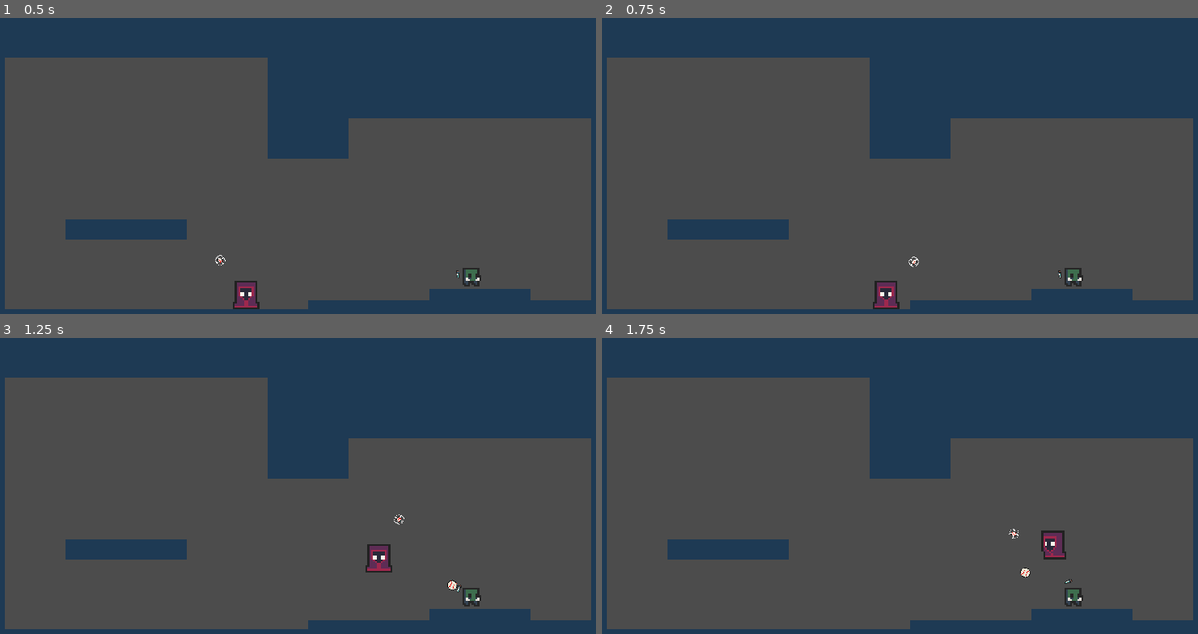
Above: before the commit, frames 1-4 (two rows, left to right).
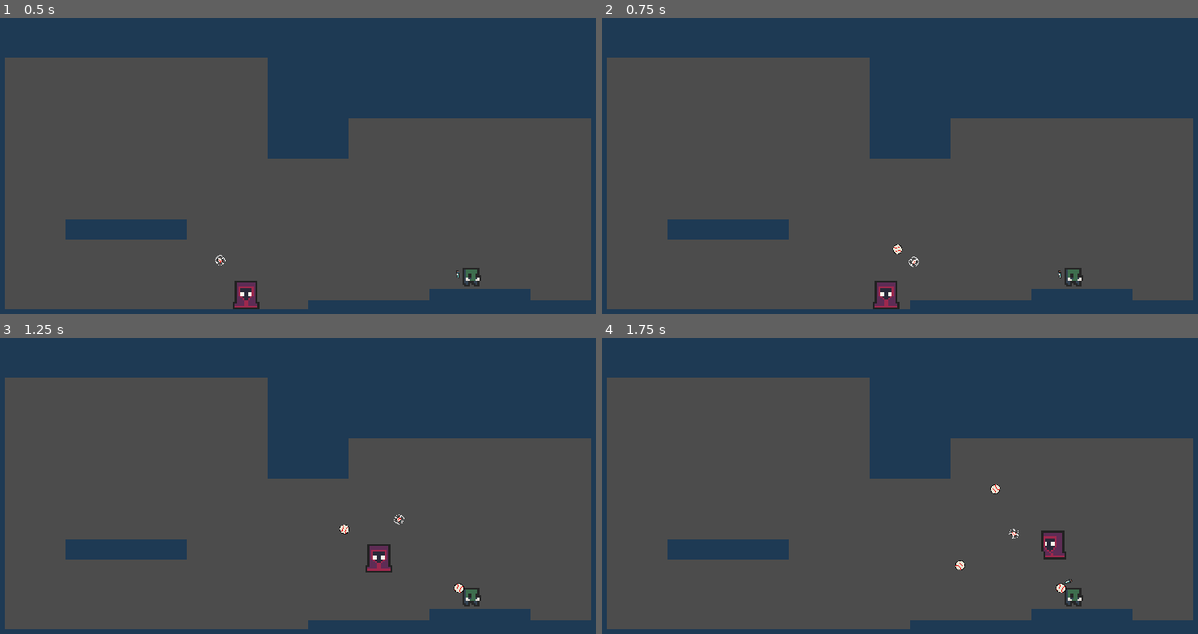
Above: after the commit, the same moments.

Repository: Kiingst/Dont-Bring-a-Bat-to-Gun-Fight
Game: Godot game, scene res://Assets/Levels/Level_Script/Flat_test.tscn
Same seed, same stepped clock (60 frames per second), same inputs: the game is played once before the commit and once after it.
Inputs (mouse positions are in pixels of both pictures, inside the frame that each line leads up to):
- Up to frame 1 (0.5 s): no input
- Up to frame 2 (0.75 s): move the mouse to (1031, 139) at 0.52 s; press the mouse at (1031, 139) at 0.53 s; hold D (Move_Right) from 0.53 s (still down)
- Up to frame 3 (1.25 s): keep holding D (Move_Right); tap Space (jump) at 0.77 s; right-click (429, 459) at 0.8 s
- Up to frame 4 (1.75 s): keep holding D (Move_Right); move the mouse to (762, 497) at 1.27 s; release the mouse at (762, 497) at 1.28 s; right-click (762, 497) at 1.35 s; tap Space (jump) at 1.52 s; click (762, 497) at 1.55 s

Frame 1 is identical in both runs. In frame 2, less than 0.1% of the frame differs, in the area x 48-51%, y 76-80%; in frame 3, 0.1%; in frame 4, 0.2%, in the area x 59-78%, y 49-87%.

Commit message:
added catching and thrwoing but broke enemy throwing

Diff:
--- a/Assets/Enemys/Bullet Script/Bullet_2.gd
+++ /dev/null
@@ -1,30 +0,0 @@
-extends Area2D
-
-export (int) var Bullet_Speed
-export (int) var Bullet_Damage
-export (int) var Bullet_lifetime
-
-func _ready():
-	pass
-
-var Bullet_velocity = Vector2()
-
-
-
-func _on_Lifetime_timeout():
-	queue_free()
-
-func start(_position, _direction):
-	position = _position
-	rotation = _direction.angle()
-	$Lifetime.wait_time = Bullet_lifetime
-	Bullet_velocity = _direction * Bullet_Speed
-
-func _process(delta):
-	position += Bullet_velocity * delta
-
-func _on_Bullet_2_body_entered(body):
-#	if body.has_method('take_damage'):
-#		body.take_damage(Bullet_Damage)
-#		queue_free()
-	pass
--- a/Assets/Enemys/Bullet Script/Bullet_2.tscn
+++ /dev/null
@@ -1,37 +0,0 @@
-[gd_scene load_steps=6 format=2]
-
-[ext_resource path="res://Assets/Enemys/Bullet Script/Bullet_2.gd" type="Script" id=1]
-[ext_resource path="res://Assets/Temp_frames/weapon_knife.png" type="Texture" id=2]
-
-[sub_resource type="RectangleShape2D" id=1]
-extents = Vector2( 8.875, 4.375 )
-
-[sub_resource type="PhysicsMaterial" id=2]
-bounce = 1.0
-
-[sub_resource type="CircleShape2D" id=3]
-radius = 7.0
-
-[node name="Bullet_2" type="Area2D"]
-script = ExtResource( 1 )
-Bullet_Speed = 200
-Bullet_Damage = 2
-Bullet_lifetime = 3
-
-[node name="Lifetime" type="Timer" parent="."]
-
-[node name="CollisionShape2D" type="CollisionShape2D" parent="."]
-shape = SubResource( 1 )
-
-[node name="Sprite" type="Sprite" parent="."]
-rotation = 1.5708
-texture = ExtResource( 2 )
-
-[node name="RigidBody2D" type="RigidBody2D" parent="."]
-physics_material_override = SubResource( 2 )
-
-[node name="CollisionShape2D" type="CollisionShape2D" parent="RigidBody2D"]
-shape = SubResource( 3 )
-
-[connection signal="body_entered" from="." to="." method="_on_Bullet_2_body_entered"]
-[connection signal="timeout" from="Lifetime" to="." method="_on_Lifetime_timeout"]
--- a/Assets/Enemys/Test_Enemy/Enemy_Type_2.gd
+++ b/Assets/Enemys/Test_Enemy/Enemy_Type_2.gd
@@ -14,6 +14,7 @@
 onready var player = get_parent().get_node("Player_Catcher")
 
 func _physics_process(delta):
+	print($Enemy.get_overlapping_areas())
 	if alive == true:
 		control(delta)
 
--- a/Assets/Enemys/Test_Enemy/Enemy_Type_2.tscn
+++ b/Assets/Enemys/Test_Enemy/Enemy_Type_2.tscn
@@ -3,7 +3,7 @@
 [ext_resource path="res://Assets/Temp_frames/weapon_knife.png" type="Texture" id=1]
 [ext_resource path="res://Assets/Enemys/Test_Enemy/Enemy_Type_2.gd" type="Script" id=2]
 [ext_resource path="res://Assets/Temp_frames/goblin_idle_anim_f0.png" type="Texture" id=3]
-[ext_resource path="res://Assets/baseball/script/Bullet.tscn" type="PackedScene" id=4]
+[ext_resource path="res://Assets/baseball/script/Enemy_Bullet.tscn" type="PackedScene" id=4]
 
 [sub_resource type="CircleShape2D" id=1]
 radius = 85.0
@@ -164,8 +164,8 @@
 
 [node name="Enemy_Type_2" type="KinematicBody2D"]
 position = Vector2( 0, -1 )
-collision_layer = 4
-collision_mask = 3
+collision_layer = 12
+collision_mask = 11
 script = ExtResource( 2 )
 __meta__ = {
 "_edit_vertical_guides_": [ -39.0 ]
--- a/Assets/Levels/Level_Script/Flat_test.gd
+++ b/Assets/Levels/Level_Script/Flat_test.gd
@@ -8,7 +8,8 @@
 
 # Called when the node enters the scene tree for the first time.
 func _ready():
-	pass # Replace with function body.
+	get_node_or_null("Player_Catcher").connect("fire", self, "fire")
+	get_node_or_null("Enemy_Type_2").connect("fire", self, "fire")
 
 
 # Called every frame. 'delta' is the elapsed time since the previous frame.
@@ -16,7 +17,16 @@
 #	pass
 
 
-func _on_Enemy_Type_2_fire(bullet, _position, _direction):
+func fire(bullet, _position, _direction):
 	var b = bullet.instance()
 	add_child(b)
 	b.start(_position, _direction)
+
+
+
+func _on_Player_Catcher_catch(area):
+	print(area.get_parent())
+	area.get_parent().queue_free()
+
+func _on_Level_Win():
+	get_tree().call_group("enemy", "queue_free")
--- a/Assets/Levels/Level_Script/Flat_test.tscn
+++ b/Assets/Levels/Level_Script/Flat_test.tscn
@@ -19,10 +19,11 @@
 
 [node name="Player_Catcher" parent="." instance=ExtResource( 1 )]
 position = Vector2( -66, 115 )
+balls_in_inventory = 2
 
-[node name="Enemy_Type_2" parent="." instance=ExtResource( 6 )]
+[node name="Enemy_Type_2" parent="." groups=["enemy"] instance=ExtResource( 6 )]
 position = Vector2( 289, 182 )
 health = 2
 MOVE_SPEED = 100
 
-[connection signal="fire" from="Enemy_Type_2" to="." method="_on_Enemy_Type_2_fire"]
+[connection signal="catch" from="Player_Catcher" to="." method="_on_Player_Catcher_catch"]
--- a/Assets/Player/Player_Script/Catcher/Player_Catcher.gd
+++ b/Assets/Player/Player_Script/Catcher/Player_Catcher.gd
@@ -3,7 +3,10 @@
 onready var animation_tree = get_node("AnimationTree")
 onready var animation_mode = animation_tree.get("parameters/playback")
 var look_vec
-var balls
+export (int) var balls_in_inventory
+signal catch
+export (PackedScene) var ball
+signal fire
 # Declare member variables here. Examples:
 # var a = 2
 # var b = "text"
@@ -38,12 +41,22 @@
 
 
 func _input(event):
+	if event.is_action_pressed("Parry"):
+		catch()
 	if event.is_action_pressed("Action"):
-		catch()
+		throw()
 
 
 func catch():
 	for index in $offset/Catch_Area.get_overlapping_areas():
 		if "Bullet" in index.name:
 			print("caught")
-			remove_child(index)
+			emit_signal("catch", index)
+			balls_in_inventory += 1
+
+func throw():
+	if balls_in_inventory > 0:
+		print("throwing")
+		var direction = Vector2(1,0).rotated($Cross_Hair.global_rotation)
+		emit_signal('fire', ball, $Cross_Hair/Position2D.global_position, direction)
+		balls_in_inventory -= 1
--- a/Assets/Player/Player_Script/Catcher/Player_Catcher.tscn
+++ b/Assets/Player/Player_Script/Catcher/Player_Catcher.tscn
@@ -1,9 +1,10 @@
-[gd_scene load_steps=9 format=2]
+[gd_scene load_steps=10 format=2]
 
 [ext_resource path="res://Assets/Player/Player_Models/necromancer_idle_anim_f0.png" type="Texture" id=1]
 [ext_resource path="res://Assets/Player/Player_Script/Catcher/Player_Catcher.gd" type="Script" id=2]
 [ext_resource path="res://Assets/Player/Player_Script/Hitter/Hitter_Animation.tscn" type="PackedScene" id=3]
 [ext_resource path="res://Assets/Player/Player_Script/Hitter/Player_Hitter_AniPlayer.tscn" type="PackedScene" id=4]
+[ext_resource path="res://Assets/baseball/script/Player_Bullet.tscn" type="PackedScene" id=5]
 [ext_resource path="res://Assets/Player/Player_Weapons/Bat/Cross_Hair.png" type="Texture" id=14]
 
 [sub_resource type="RectangleShape2D" id=2]
@@ -21,6 +22,7 @@
 jump_height = 100.0
 jump_time_to_peak = 0.3
 jump_time_to_descent = 0.4
+ball = ExtResource( 5 )
 
 [node name="CollisionShape2D" type="CollisionShape2D" parent="."]
 position = Vector2( 0, 7.875 )
--- a/Assets/baseball/script/Bullet.gd
+++ b/Assets/baseball/script/Bullet.gd
@@ -37,6 +37,7 @@
 
 func _process(delta):
 	position += Bullet_velocity * delta
+	$Sprite.rotation_degrees += Bullet_Speed/20
 
 
 
--- a/Assets/baseball/script/Bullet.tscn
+++ b/Assets/baseball/script/Bullet.tscn
@@ -1,16 +1,9 @@
-[gd_scene load_steps=6 format=2]
+[gd_scene load_steps=3 format=2]
 
 [ext_resource path="res://Assets/baseball/script/Bullet.gd" type="Script" id=1]
-[ext_resource path="res://Assets/baseball/model/ball.png" type="Texture" id=2]
 
 [sub_resource type="PhysicsMaterial" id=3]
 bounce = 1.0
-
-[sub_resource type="CircleShape2D" id=1]
-radius = 8.06226
-
-[sub_resource type="CircleShape2D" id=4]
-radius = 7.76209
 
 [node name="Bullet" type="RigidBody2D"]
 collision_layer = 8
@@ -21,18 +14,15 @@
 Bullet_lifetime = 3
 
 [node name="Sprite" type="Sprite" parent="."]
-texture = ExtResource( 2 )
 
 [node name="CollisionShape2D" type="CollisionShape2D" parent="."]
-shape = SubResource( 1 )
 
-[node name="Bullet_Attack" type="Area2D" parent="."]
+[node name="Hit_Area" type="Area2D" parent="."]
 
-[node name="CollisionShape2D" type="CollisionShape2D" parent="Bullet_Attack"]
+[node name="CollisionShape2D" type="CollisionShape2D" parent="Hit_Area"]
 position = Vector2( 0.5, 0 )
-shape = SubResource( 4 )
 
 [node name="Lifetime" type="Timer" parent="."]
 
-[connection signal="area_entered" from="Bullet_Attack" to="." method="_on_Hit_Area_area_entered"]
+[connection signal="area_entered" from="Hit_Area" to="." method="_on_Hit_Area_area_entered"]
 [connection signal="timeout" from="Lifetime" to="." method="_on_Lifetime_timeout"]
--- /dev/null
+++ b/Assets/baseball/script/Enemy_Bullet.gd
@@ -0,0 +1,22 @@
+extends "res://Assets/baseball/script/Bullet.gd"
+
+
+
+
+# Called when the node enters the scene tree for the first time.
+func _ready():
+	pass # Replace with function body.
+
+func _on_Bullet_area_entered(area):
+	if "Hit" in area.name:
+		var kill = false
+		startAng(position, rotation)
+		switch()
+		#$Enemy_Attack.set_name("Hit_Area")
+
+
+func switch():
+	$Bullet.monitorable = false
+	$Bullet.monitoring = false
+	$Hit_Area.monitorable = true
+	$Hit_Area.monitoring = true
--- /dev/null
+++ b/Assets/baseball/script/Enemy_Bullet.tscn
@@ -0,0 +1,37 @@
+[gd_scene load_steps=7 format=2]
+
+[ext_resource path="res://Assets/baseball/script/Bullet.tscn" type="PackedScene" id=1]
+[ext_resource path="res://Assets/baseball/model/ball.png" type="Texture" id=2]
+[ext_resource path="res://Assets/baseball/script/Enemy_Bullet.gd" type="Script" id=3]
+
+[sub_resource type="CircleShape2D" id=1]
+radius = 5.09902
+
+[sub_resource type="CircleShape2D" id=3]
+
+[sub_resource type="CircleShape2D" id=2]
+
+[node name="Enemy_Bullet" instance=ExtResource( 1 )]
+script = ExtResource( 3 )
+Bullet_Speed = 0
+Bullet_lifetime = 0
+
+[node name="Sprite" parent="." index="0"]
+texture = ExtResource( 2 )
+
+[node name="CollisionShape2D" parent="." index="1"]
+shape = SubResource( 1 )
+
+[node name="Hit_Area" parent="." index="2"]
+monitoring = false
+monitorable = false
+
+[node name="CollisionShape2D" parent="Hit_Area" index="0"]
+shape = SubResource( 3 )
+
+[node name="Bullet" type="Area2D" parent="." index="4"]
+
+[node name="CollisionShape2D" type="CollisionShape2D" parent="Bullet" index="0"]
+shape = SubResource( 2 )
+
+[connection signal="area_entered" from="Bullet" to="." method="_on_Bullet_area_entered"]
--- /dev/null
+++ b/Assets/baseball/script/Player_Bullet.tscn
@@ -0,0 +1,24 @@
+[gd_scene load_steps=5 format=2]
+
+[ext_resource path="res://Assets/baseball/script/Bullet.tscn" type="PackedScene" id=1]
+[ext_resource path="res://Assets/baseball/model/ball.png" type="Texture" id=2]
+
+[sub_resource type="CircleShape2D" id=2]
+radius = 8.06226
+
+[sub_resource type="CircleShape2D" id=3]
+
+[node name="Player_Bullet" instance=ExtResource( 1 )]
+collision_layer = 1
+collision_mask = 1
+Bullet_Speed = 200
+Bullet_Damage = 1
+
+[node name="Sprite" parent="." index="0"]
+texture = ExtResource( 2 )
+
+[node name="CollisionShape2D" parent="." index="1"]
+shape = SubResource( 2 )
+
+[node name="CollisionShape2D" parent="Hit_Area" index="0"]
+shape = SubResource( 3 )
--- a/project.godot
+++ b/project.godot
@@ -59,7 +59,7 @@
 "events": [ Object(InputEventMouseButton,"resource_local_to_scene":false,"resource_name":"","device":-1,"alt":false,"sh …(213 unchanged characters)…
  ]
 }
-Pary={
+Parry={
 "deadzone": 0.5,
 "events": [ Object(InputEventMouseButton,"resource_local_to_scene":false,"resource_name":"","device":0,"alt":false,"shi …(212 unchanged characters)…
  ]
@@ -68,6 +68,10 @@
 "deadzone": 0.5,
 "events": [ Object(InputEventKey,"resource_local_to_scene":false,"resource_name":"","device":0,"alt":false,"shift":false,"control":false,"meta":false,"command":false,"pressed":false,"scancode":0,"physical_scancode":32,"unicode":0,"echo":false,"script":null)
  ]
+}
+Catch={
+"deadzone": 0.5,
+"events": [  ]
 }
 
 [physics]
